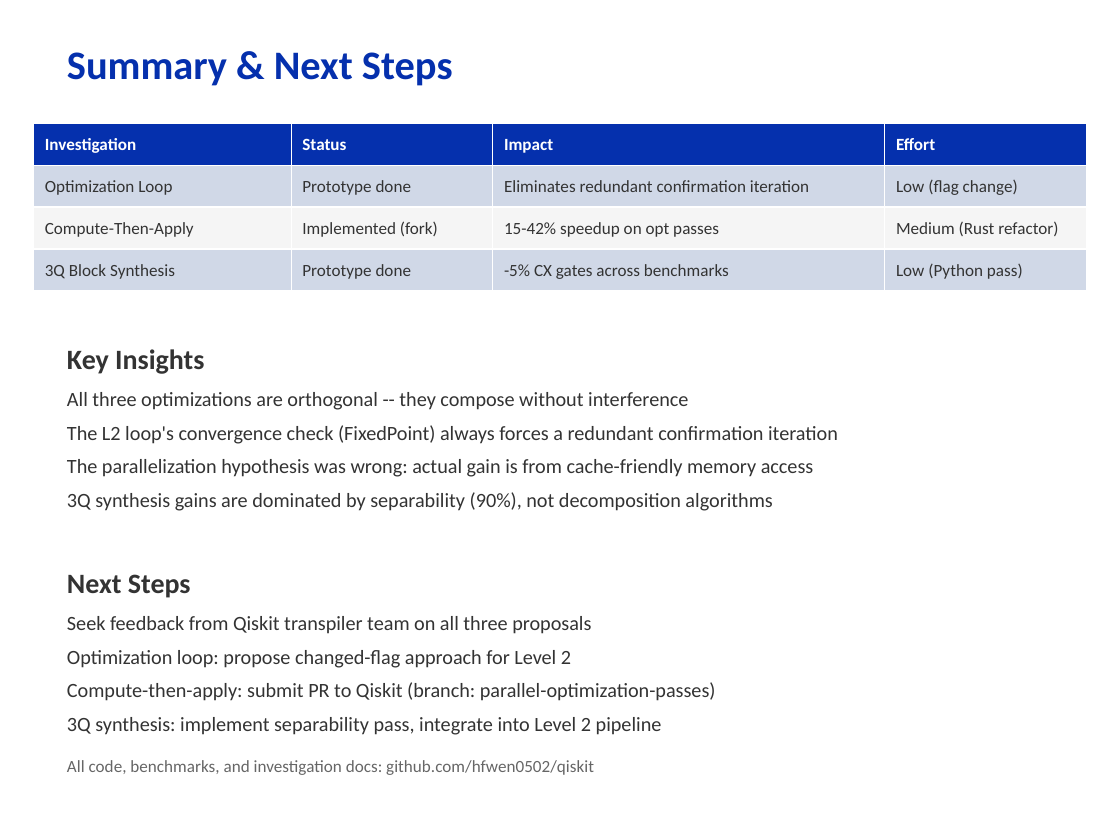
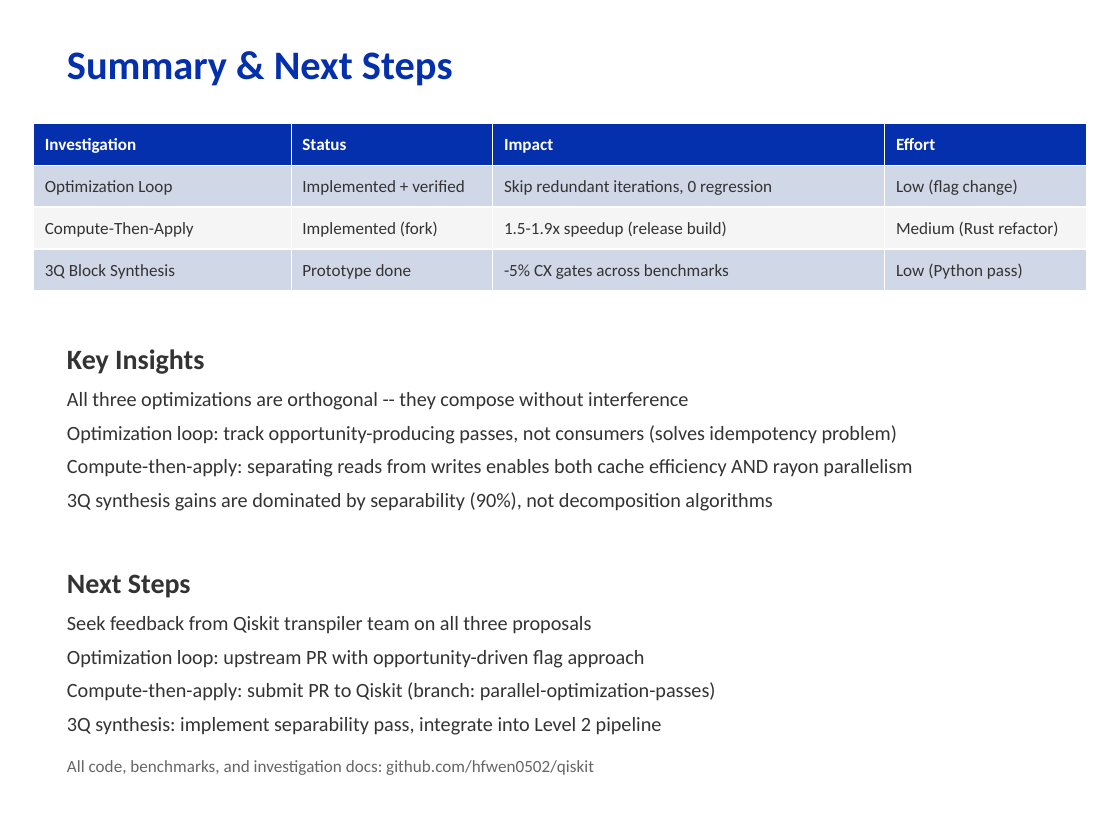
Before and after one commit to hfwen0502/qiskit, a slide deck: slide 6 of investigation/qiskit_transpiler_optimizations.pptx. Drawn at 1120x840 pixels with LibreOffice and Linux fonts; fonts in the diff are those of the drawing. Boxes give left, top, right and bottom in pixels: in the first picture for what was removed or moved away, otherwise in the second. Text is boxed around its words. In the diff, an @@ line names an element or a change of style, - is before the commit and + after.

```diff
--- a/investigation/qiskit_transpiler_optimizations.pptx
+++ b/investigation/qiskit_transpiler_optimizations.pptx
@@ table at (34,123,1086,291) @@
-row 2, column 2: Prototype done
+row 2, column 2: Implemented + verified
-row 2, column 3: Eliminates redundant confirmation iteration
+row 2, column 3: Skip redundant iterations, 0 regression
-row 3, column 3: 15-42% speedup on opt passes
+row 3, column 3: 1.5-1.9x speedup (release build)
@@ text at (67,425,912,477): text changed @@
-The L2 loop's convergence check (FixedPoint) always forces a redundant confirmation iteration
-The parallelization hypothesis was wrong: actual gain is from cache-friendly memory access
+Optimization loop: track opportunity-producing passes, not consumers (solves idempotency problem)
+Compute-then-apply: separating reads from writes enables both cache efficiency AND rayon parallelism
@@ text at (67,650,645,668): text changed @@
-Optimization loop: propose changed-flag approach for Level 2
+Optimization loop: upstream PR with opportunity-driven flag approach
```
Also in this commit, not shown: 4 other slides changed, 1 other file.
